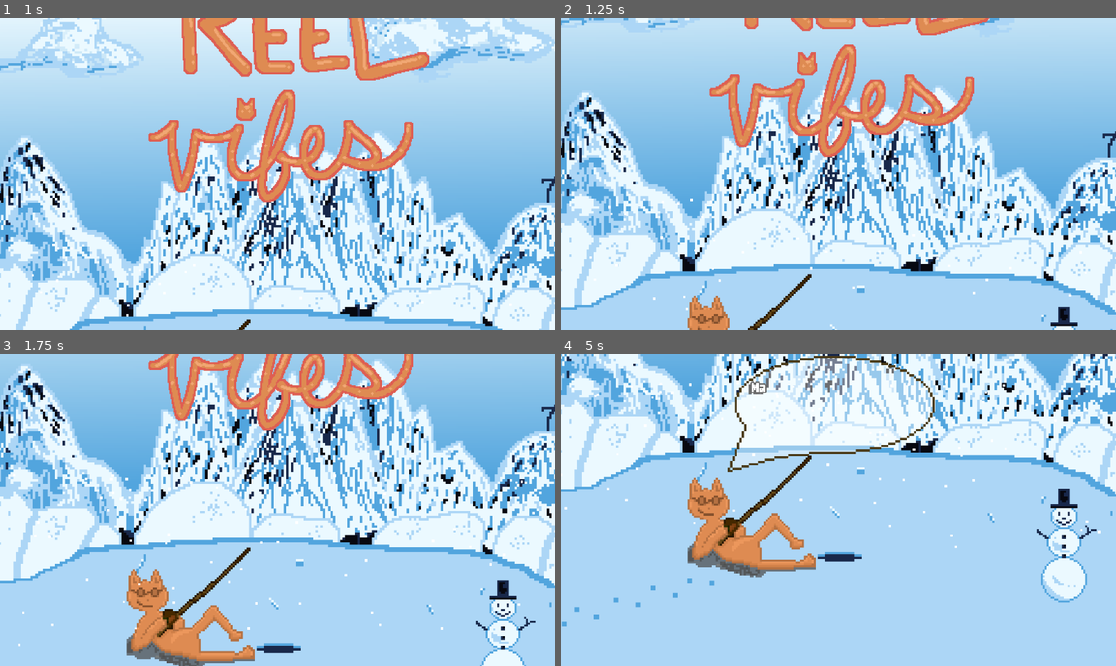
Above: before the commit, frames 1-4 (two rows, left to right).
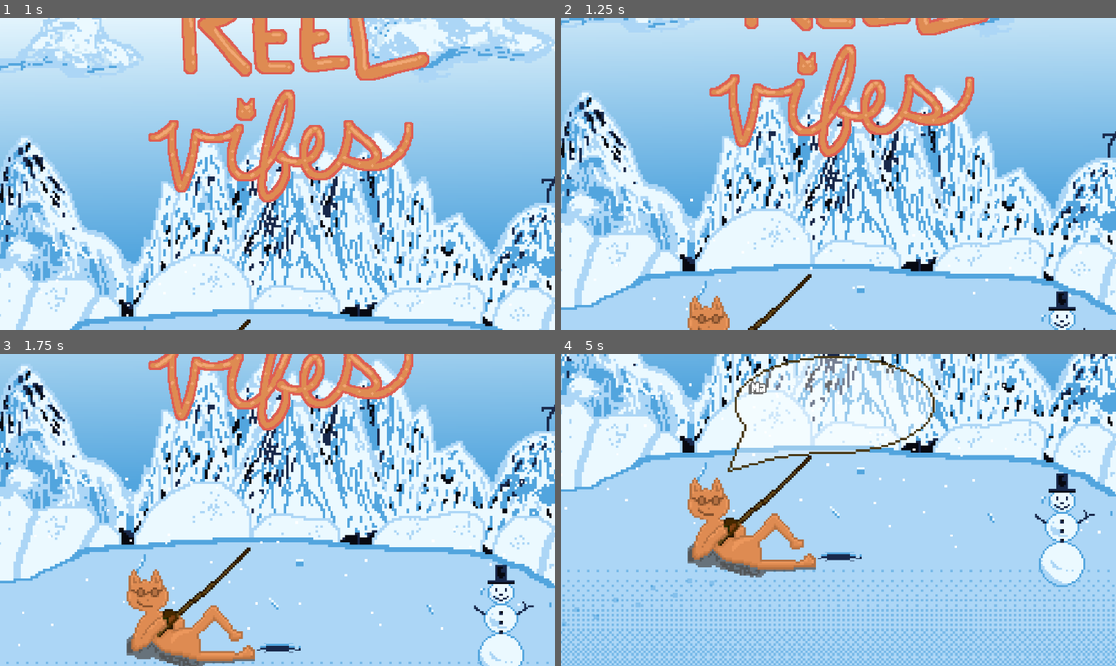
Above: after the commit, the same moments.

Repository: jayvinius/microjam-53
Game: Godot game, scene res://Scenes/Managers/game_manager.tscn
Same seed, same stepped clock (60 frames per second), same inputs: the game is played once before the commit and once after it.
Inputs:
- Up to frame 1 (1 s): tap Enter at 0.5 s; tap Space (reel_in) at 0.6 s
- Up to frame 2 (1.25 s): no input
- Up to frame 3 (1.75 s): tap Space (reel_in) at 1.35 s
- Up to frame 4 (5 s): tap Space (reel_in) every 0.75 s from 2.1 to 4.35 s

Frame 1 is identical in both runs. In frame 2, 0.4% of the frame differs, in the area x 87-95%, y 87-100%; in frame 3, 1.6%; in frame 4, 10%, in the area x 0-100%, y 32-100%.

Commit message:
lil foreground action

Diff:
--- a/Scenes/Managers/game_manager.tscn
+++ b/Scenes/Managers/game_manager.tscn
@@ -19,6 +19,7 @@
 [ext_resource type="Texture2D" uid="uid://caflwnxo4go1r" path="res://Scenes/Managers/snowman.png" id="11_nvrdr"]
 [ext_resource type="Script" uid="uid://dwpfp2d5q7s1n" path="res://Scenes/Managers/fishing_line.gd" id="14_nvrdr"]
 [ext_resource type="PackedScene" uid="uid://bekh0mj1pd2kq" path="res://Scenes/Managers/intro_talk.tscn" id="15_g422c"]
+[ext_resource type="Texture2D" uid="uid://gsape0lj8oyt" path="res://Scenes/Managers/Sprite-0009.png" id="15_u5ixo"]
 [ext_resource type="Texture2D" uid="uid://b34luffxxtn68" path="res://Scenes/Managers/REELVIBESLOGO.png" id="19_cstud"]
 [ext_resource type="AudioStream" uid="uid://de1h5q37pehlf" path="res://Scenes/groove.wav" id="21_af5wm"]
 
@@ -51,6 +52,7 @@
 texture = ExtResource("6_vlbu8")
 
 [node name="Background" type="Sprite2D" parent="." unique_id=670000604]
+z_index = -9
 position = Vector2(7, -150)
 scale = Vector2(1.2753906, 1.2531713)
 texture = ExtResource("3_pvvng")
@@ -80,8 +82,15 @@
 wait_time = 2.0
 one_shot = true
 
+[node name="Sprite0009" type="Sprite2D" parent="." unique_id=845468204]
+z_index = 1
+position = Vector2(7, 115)
+scale = Vector2(1.2734375, 1.2734375)
+texture = ExtResource("15_u5ixo")
+
 [node name="Player" type="Sprite2D" parent="." unique_id=1398494350]
 unique_name_in_owner = true
+z_index = 2
 position = Vector2(-45, -69)
 scale = Vector2(1.0365626, 1.0365626)
 texture = ExtResource("5_af5wm")
@@ -122,7 +131,8 @@
 show_percentage = false
 
 [node name="Snowman" type="Sprite2D" parent="." unique_id=554810846]
-position = Vector2(117, -55)
+z_index = 1
+position = Vector2(116, -63)
 texture = ExtResource("11_nvrdr")
 
 [node name="FishingLine" type="Node2D" parent="." unique_id=1025205830 node_paths=PackedStringArray("game_manager")]
Binary file added: Scenes/Managers/Sprite-0009.aseprite
Binary file added: Scenes/Managers/Sprite-0009.png
Not shown, added: Scenes/Managers/Sprite-0009.png.import
